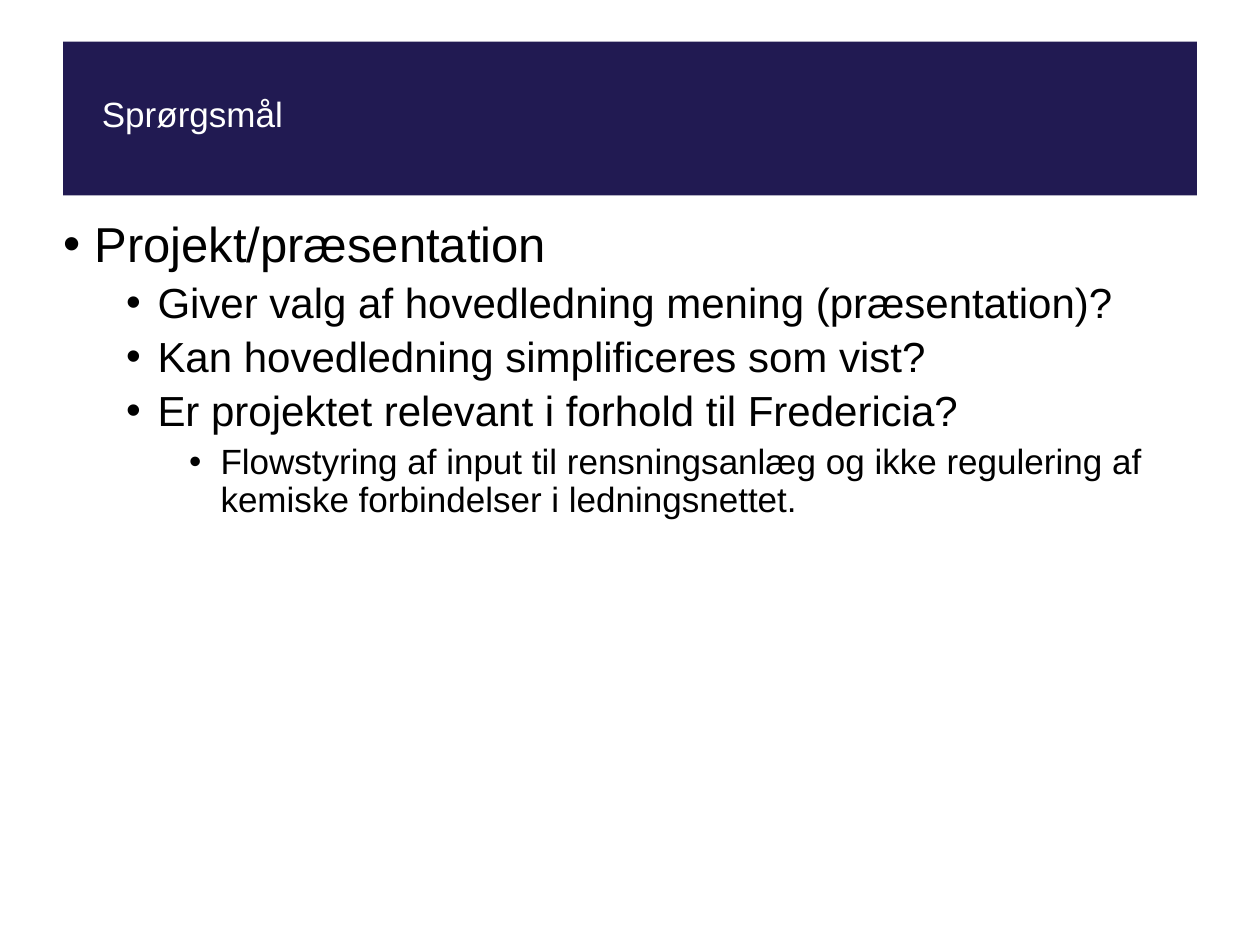
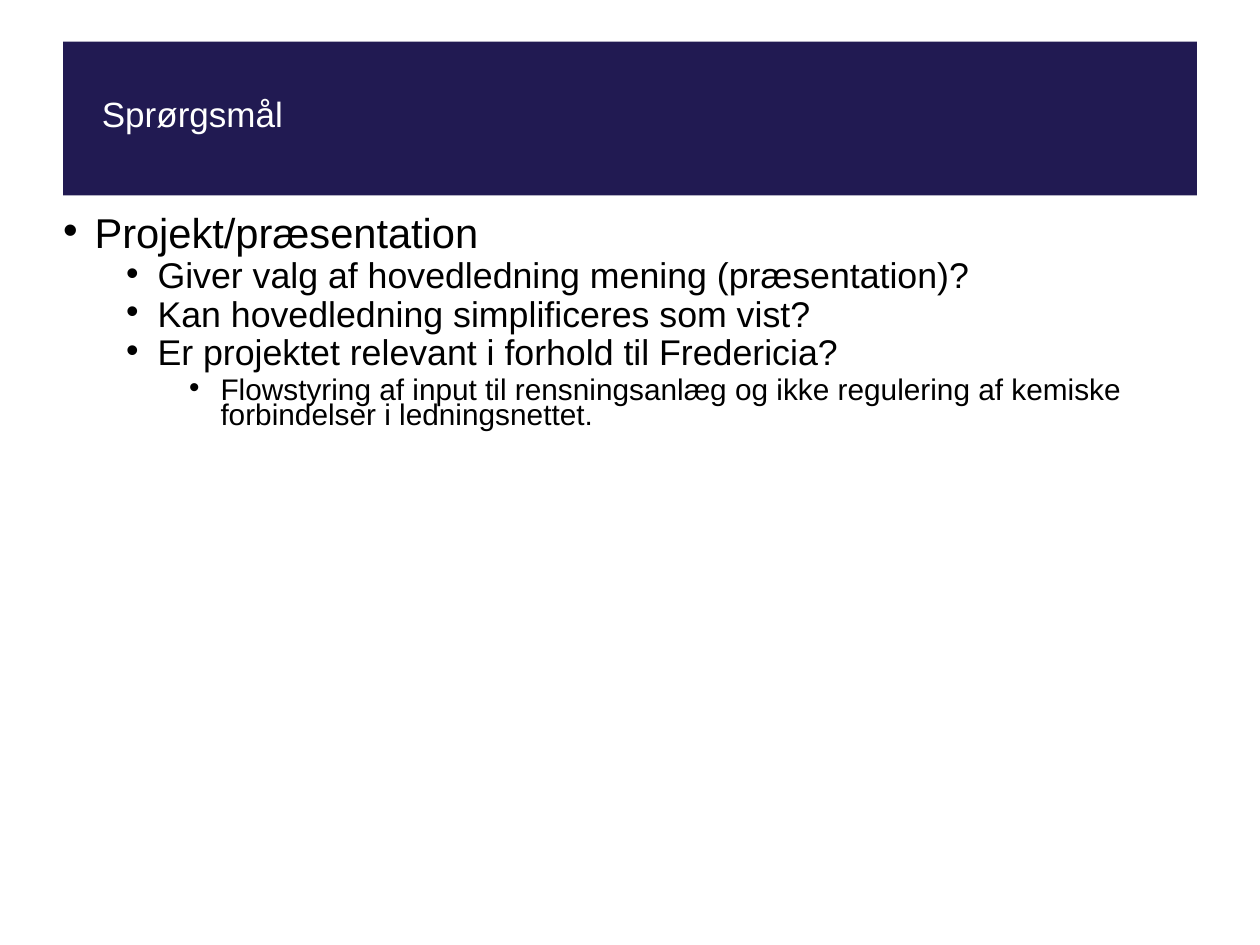
Before and after one commit to tpilga12/P10, a slide deck: slide 7 of Fredericia/presentation/presentation2.pptx. Drawn at 1260x945 pixels with LibreOffice and Linux fonts; fonts in the diff are those of the drawing; background and template pictures are left out. Boxes give left, top, right and bottom in pixels: in the first picture for what was removed or moved away, otherwise in the second. Text is boxed around its words. In the diff, an @@ line names an element or a change of style, - is before the commit and + after.

```diff
--- a/Fredericia/presentation/presentation2.pptx
+++ b/Fredericia/presentation/presentation2.pptx
@@ text "Projekt/præsentation" at <box>94,217,1120,431</box>: size 28 to 23.8 pt in "Projekt/præsentation"; size 24 to 20.4 pt in "Giver valg af hovedledning mening (præsentation)?", "Kan hovedledning simplificeres som vist?", "Er projektet relevant i forhold til Fredericia?"; size 20 to 17 pt in "Flowstyring af input til rensningsanlæg og ikke ..."; line spacing 0.9 to 0.7 @@
```
Also in this commit, not shown: 3 other slides changed, 4 other files.
